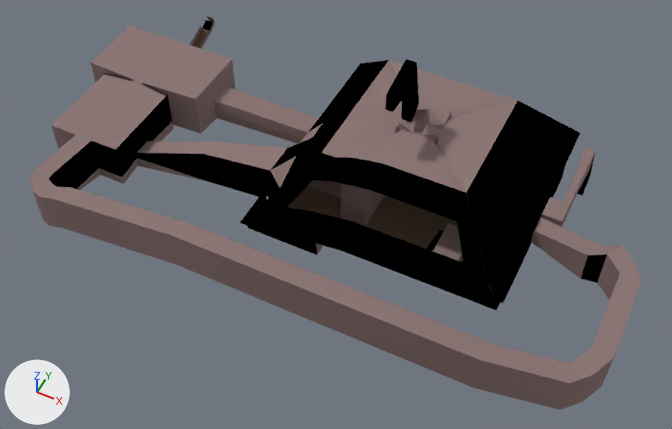
The Blender file Assets/Level/Models/BoxMap_Model.blend: old version first, new version second.
One viewpoint serves both versions: a 50 mm lens placed at (42.8, -122.7, 135.5), pointed at (-10.0, -17.1, 3.5). The lights are fixed; the arrows at lower left show +X, +Y and +Z.
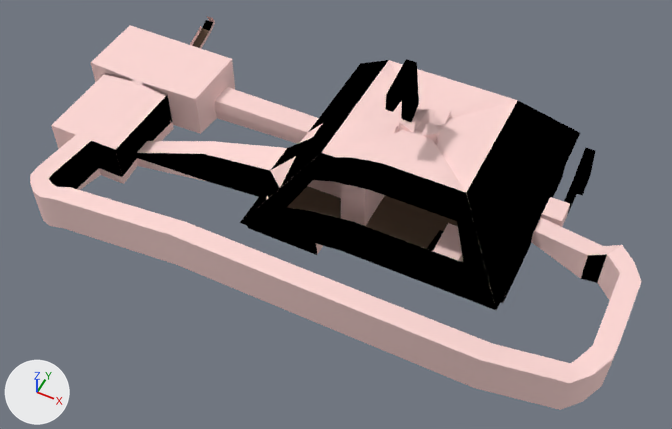
Edits to the bpy script that builds the scene:
```text
Change mat_background:
    mat_background.base_color: (0.267, 0.189, 0.183) -> (1.0, 0.696, 0.673)  # grey #8d7877 -> pink #ffd9d6
Add mat_column:
    mat_column = diffuse_material('Column')
    mat_column.base_color = (0.517, 0.0193, 0.0172)  # red #be2623
Change me_plane:
    where me_plane.from_pydata(...)  # 1540 vertices, 1150 faces, 4 loose edges; spans x -75.1..45.8, y -43.1..25.0, z -8.2..31.9
    used by ob_plane; location = (0.0, 0.0, 0.0)
    me_plane part 1: all 9 faces centred in x 27.4..29.2, y 8.1..16.0, z 1.7..4.3 switch from mat_background (brown #8d7876) to mat_hole (black #000000)
    add me_plane.materials.append(mat_column)  # red #be2623
```

Changed parts and their boxes (x1, y1, x2, y2) in the pictures (672 x 429 px):
'Plane', recoloured: (30, 16, 642, 410) in both
part 1 of me_plane, recoloured: (564, 148, 595, 215) in both
